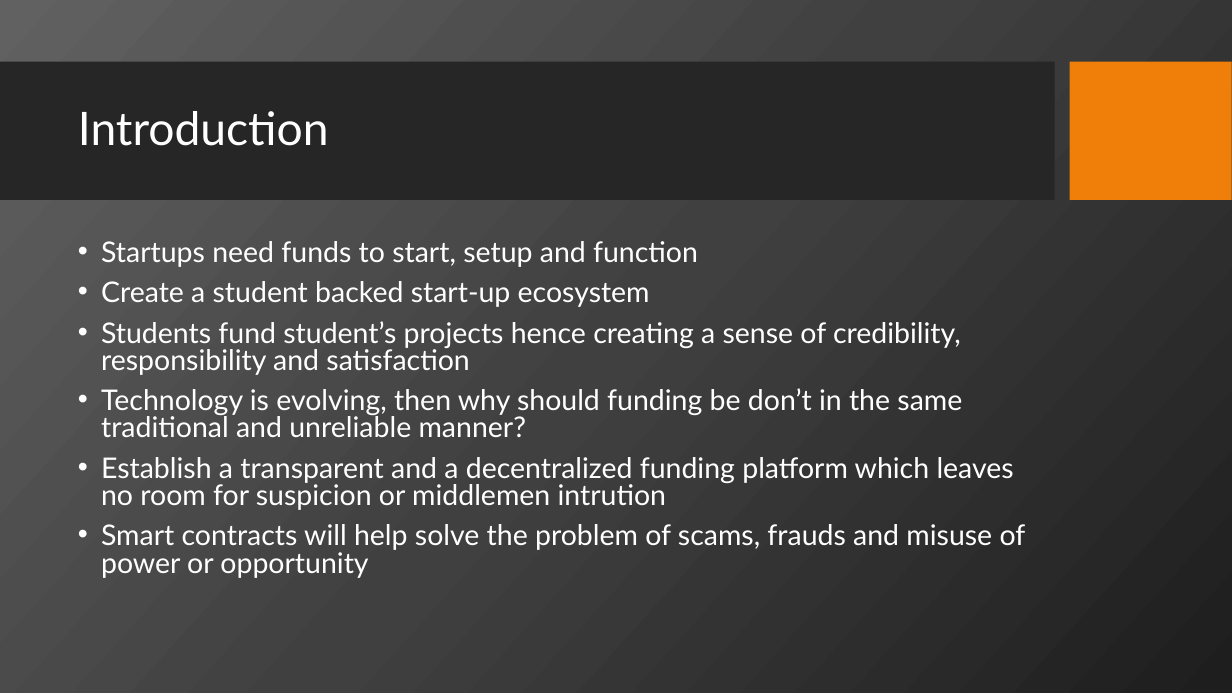
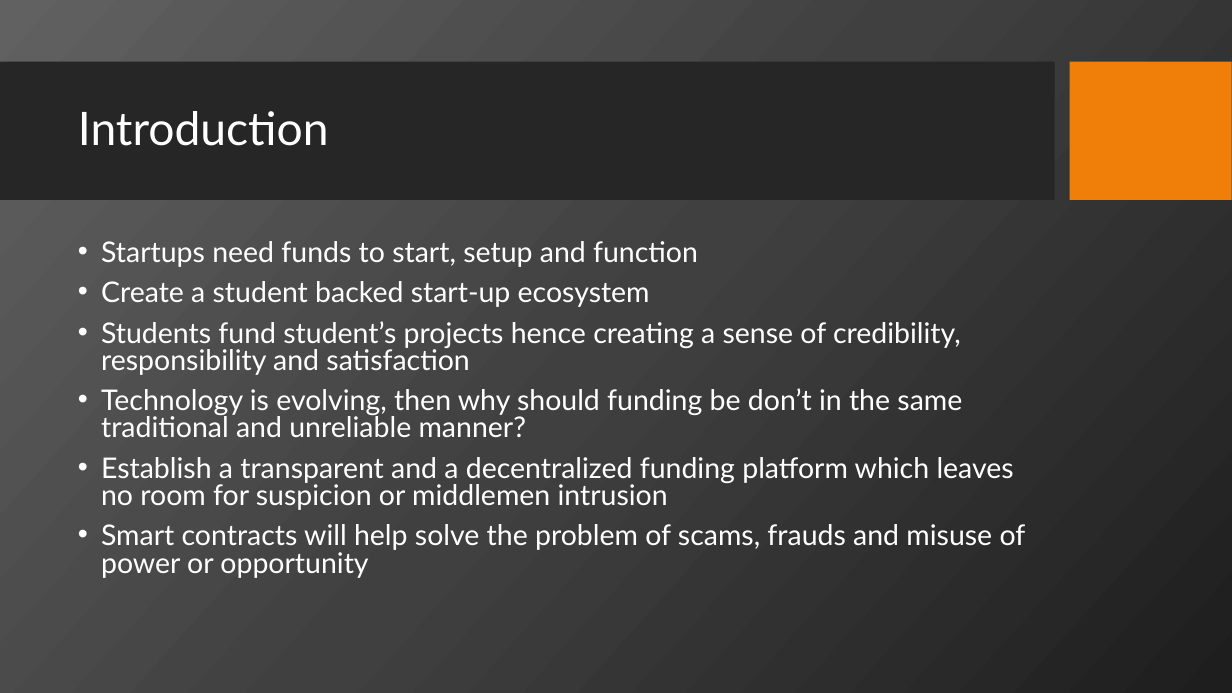
Before and after one commit to raghu-raj23/RajyaMudra, a slide deck: slide 2 of Major_Project_Review_1.pptx. Drawn at 1232x693 pixels with LibreOffice and Linux fonts; fonts in the diff are those of the drawing; background and template pictures are left out. Boxes give left, top, right and bottom in pixels: in the first picture for what was removed or moved away, otherwise in the second. Text is boxed around its words. In the diff, an @@ line names an element or a change of style, - is before the commit and + after.

Commit message:
minor updates

```diff
--- a/Major_Project_Review_1.pptx
+++ b/Major_Project_Review_1.pptx
@@ text at box(101, 457, 1014, 510): text changed @@
-• Establish a transparent and a decentralized funding platform which leaves no room for suspicion or middlemen intrution
+• Establish a transparent and a decentralized funding platform which leaves no room for suspicion or middlemen intrusion
```
Also in this commit, not shown: 2 other slides changed.
